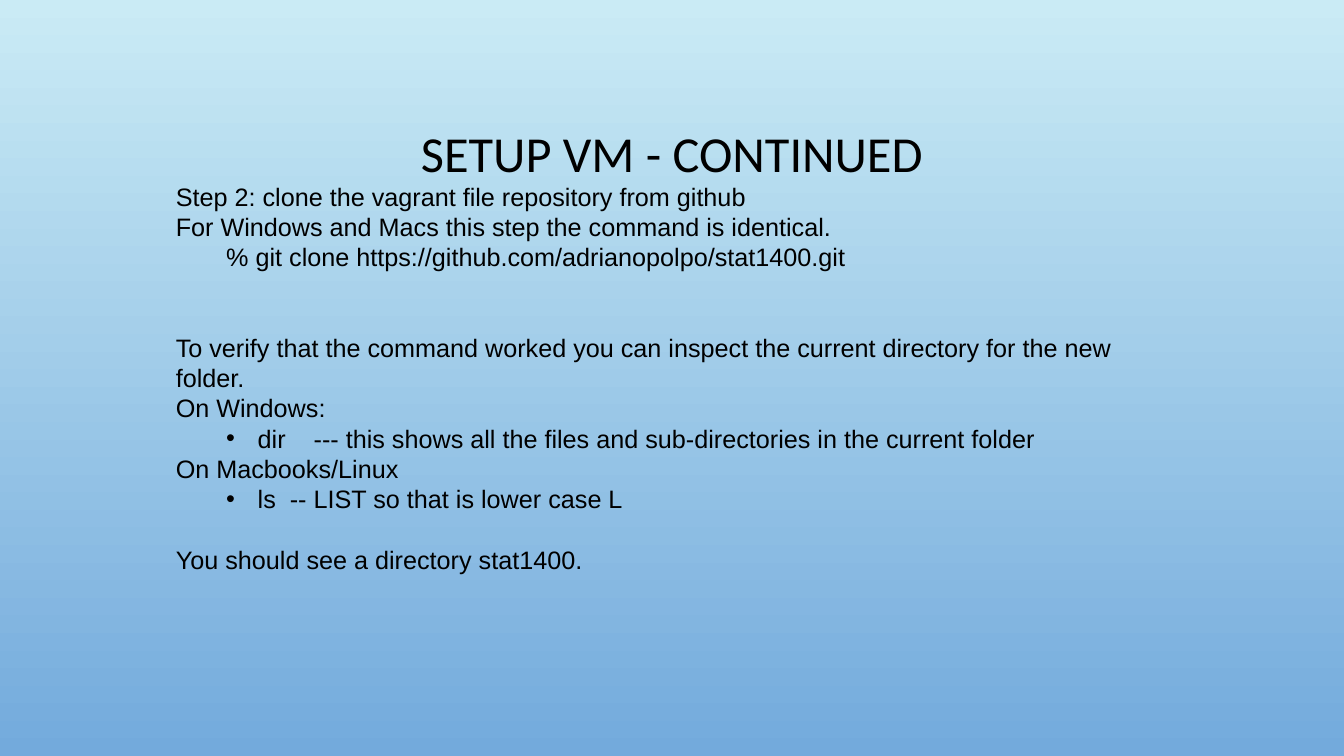
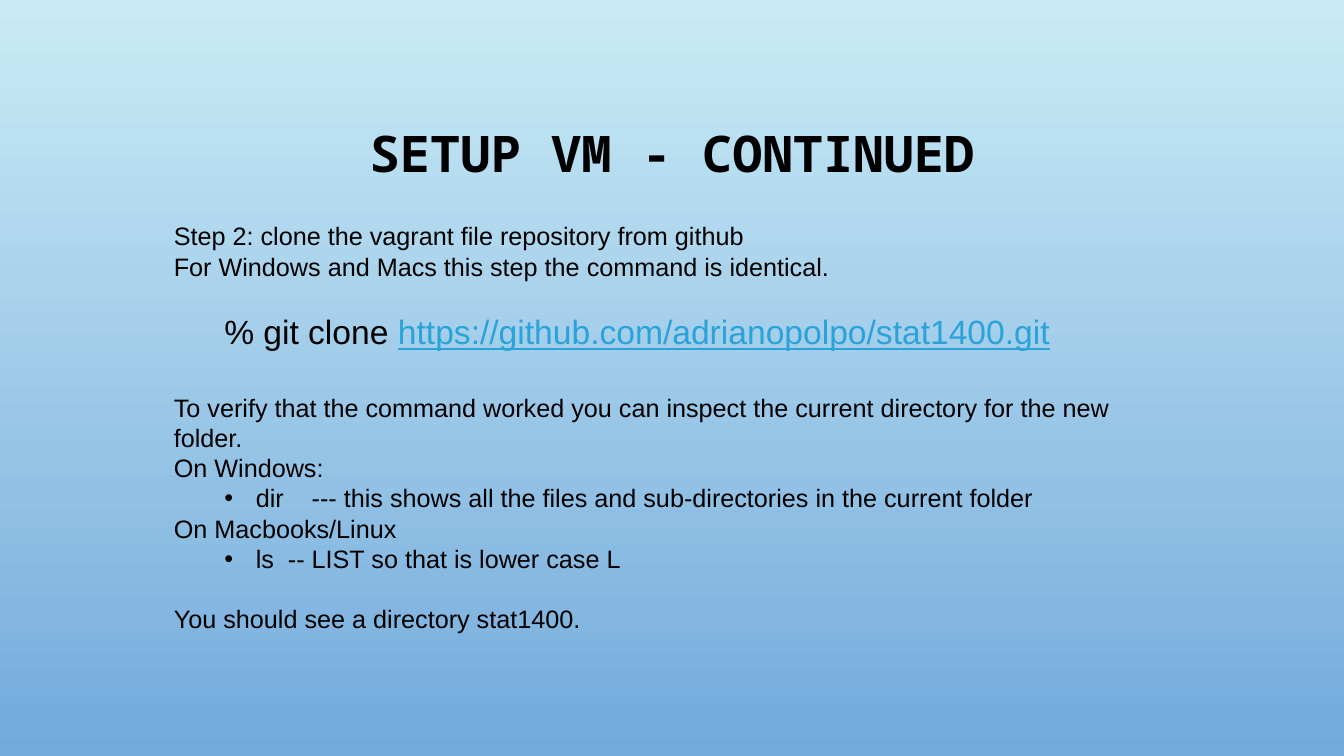
Before and after one commit to adrianopolpo/stat1400, a slide deck: slide 7 of VM_instructions.pptx. Drawn at 1344x756 pixels with LibreOffice and Linux fonts; fonts in the diff are those of the drawing; background and template pictures are left out. Boxes give left, top, right and bottom in pixels: in the first picture for what was removed or moved away, otherwise in the second. Text is boxed around its words. In the diff, an @@ line names an element or a change of style, - is before the commit and + after.

```diff
--- a/VM_instructions.pptx
+++ b/VM_instructions.pptx
@@ title "SETUP VM - CONTINUED" at bbox=[370, 135, 974, 173]: font Calibri to Noto Sans Mono, bold on @@
@@ text "Step 2: clone the vagrant ...": place and size @@
-text "Step 2: clone the vagrant ..." at bbox=[176, 187, 1111, 574]
+text "Step 2: clone the vagrant ..." at bbox=[174, 226, 1109, 634]
@@ text at bbox=[263, 319, 1050, 351]: size 18 to 24 pt in "% git clone https://github.com/adrianopolpo/stat1400.git"; text colour #000000 to #2AA2DA, underline on in "https://github.com/adrianopolpo/stat1400.git" @@
```
Also in this commit, not shown: 12 other slides changed, 4 slides added.
